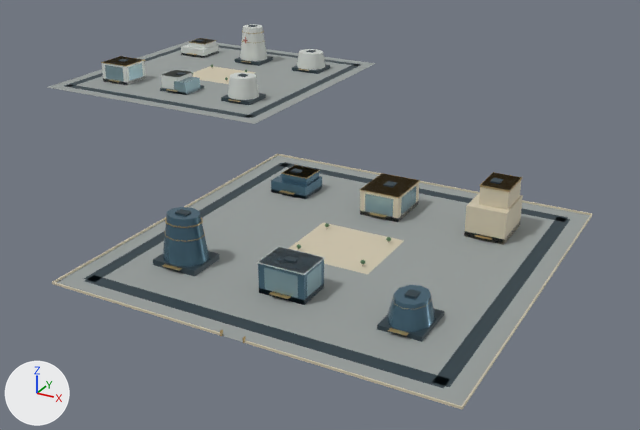
The glTF model web/public/assets/3d/ampliworld/GC-CITY-2030/GC-TILE-07-03.glb as it was, and as the next commit left it.
Camera for both pictures: a 50 mm lens placed at (-2479.0, 11183.0, 329.0), pointed at (-2924.0, 11990.0, -75.0). Every picture has the same lights, and +X, +Y and +Z are marked at lower left. The older version comes first. Where no turn or scale is listed for an object, it has been applied to the vertices. Vertices at exactly the same position are counted once.

Objects in the first picture: 'GC-TILE-07-03-blue', 'GC-TILE-07-03-dark', 'GC-TILE-07-03-glass', 'GC-TILE-07-03-gold', 'GC-TILE-07-03-ivory', 'GC-TILE-07-03-paving', 'GC-TILE-07-03-white' and 1 more.
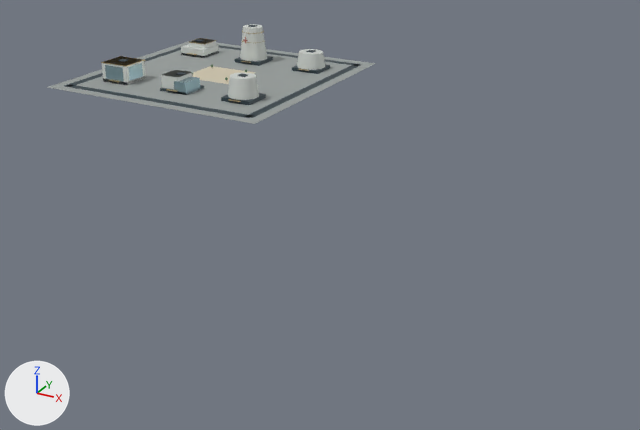
Edits to the bpy script that builds the scene:
```text
Change me_mesh_0:
    used by ob_gc_tile_07_03_paving; location = (0.0, 0.0, 0.0)
    remove me_mesh_0.from_pydata(...)  # 16 vertices, 24 faces; spans x -3379.0..-2621.0, y 11621.0..12379.0, z 0.0
    add me_mesh_0.from_pydata(...)  # 8 vertices, 12 faces; spans x -3379.0..-3041.0, y 12041.0..12379.0, z 0.0
    me_mesh_0 part 1: the loose piece of 8 vertices spanning x -2959.0..-2621.0, y 11621.0..11959.0, z 0.0 is deleted
Change me_mesh_1:
    used by ob_gc_tile_07_03_dark; location = (0.0, 0.0, 0.0)
    remove me_mesh_1.from_pydata(...)  # 256 vertices, 384 faces; spans x -3364.0..-2636.0, y 11636.0..12364.0, z 0.0..54.0
    add me_mesh_1.from_pydata(...)  # 128 vertices, 192 faces; spans x -3364.0..-3056.0, y 12056.0..12364.0, z 0.0..54.0
    me_mesh_1 part 2: 16 loose pieces with 128 vertices, spanning x -2944.0..-2636.0, y 11636.0..11944.0, z 0.0..48.0, are deleted
Change me_mesh_2:
    used by ob_gc_tile_07_03_ivory; location = (0.0, 0.0, 0.0)
    remove me_mesh_2.from_pydata(...)  # 80 vertices, 120 faces; spans x -3250.0..-2620.0, y 11620.0..12246.0, z 0.0..47.0
    add me_mesh_2.from_pydata(...)  # 8 vertices, 12 faces; spans x -3250.0..-3170.0, y 12174.0..12246.0, z 0.0
    me_mesh_2 part 3: 9 loose pieces with 72 vertices, spanning x -2960.0..-2620.0, y 11620.0..11960.0, z 0.0..47.0, are deleted
Change me_mesh_5:
    used by ob_gc_tile_07_03_white; location = (0.0, 0.0, 0.0)
    remove me_mesh_5.from_pydata(...)  # 114 vertices, 192 faces; spans x -3332.0..-2770.0, y 11686.0..12322.0, z 0.0..53.0
    add me_mesh_5.from_pydata(...)  # 106 vertices, 180 faces; spans x -3332.0..-3090.0, y 12102.0..12322.0, z 0.0..53.0
    me_mesh_5 part 4: the loose piece of 8 vertices spanning x -2810.0..-2770.0, y 11686.0..11718.0, z 26.0 is deleted
Change me_mesh_6:
    used by ob_gc_tile_07_03_gold; location = (0.0, 0.0, 0.0)
    remove me_mesh_6.from_pydata(...)  # 482 vertices, 828 faces; spans x -3332.0..-2674.0, y 11620.0..12321.0, z 0.0..47.0
    add me_mesh_6.from_pydata(...)  # 262 vertices, 456 faces; spans x -3332.0..-3091.0, y 12098.0..12321.0, z 4.0..46.0
    me_mesh_6 part 5: 17 loose pieces with 220 vertices, spanning x -2908.0..-2674.0, y 11620.0..11906.0, z 0.0..47.0, are deleted
Change me_mesh_8:
    used by ob_gc_tile_07_03_glass; location = (0.0, 0.0, 0.0)
    remove me_mesh_8.from_pydata(...)  # 104 vertices, 156 faces; spans x -3332.0..-2770.0, y 11686.0..12142.0, z 0.0..24.0
    add me_mesh_8.from_pydata(...)  # 40 vertices, 60 faces; spans x -3332.0..-3188.0, y 12102.0..12142.0, z 0.0..24.0
    me_mesh_8 part 6: 8 loose pieces with 64 vertices, spanning x -2810.0..-2770.0, y 11686.0..11906.0, z 4.0..23.0, are deleted
Remove ob_gc_tile_07_03_blue:
    ob_gc_tile_07_03_blue = bpy.data.objects.new('GC-TILE-07-03-blue', me_mesh_9)
    ob_gc_tile_07_03_blue.location = (0.0, 0.0, 0.0)
```

Boxes [x1, y1, x2, y2] around the edits, measured in the pictures (640 x 430 px):
'GC-TILE-07-03-paving', reshaped (39% narrower, 77% shorter): before [47, 40, 590, 406]; after [47, 40, 376, 124]
'GC-TILE-07-03-dark', reshaped (41% narrower, 74% shorter): before [64, 25, 570, 388]; after [64, 25, 360, 118]
'GC-TILE-07-03-ivory', reshaped: before [52, 66, 593, 409]; after [193, 66, 256, 84]
'GC-TILE-07-03-blue', deleted: before [163, 166, 436, 332]
'GC-TILE-07-03-white', reshaped (69% shorter): before [102, 24, 325, 275]; after [102, 24, 325, 100]
'GC-TILE-07-03-glass', reshaped: before [105, 63, 417, 298]; after [105, 63, 200, 95]
'GC-TILE-07-03-gold', reshaped (50% narrower, 77% shorter): before [101, 30, 522, 343]; after [101, 30, 309, 102]
part 1 of me_mesh_0, deleted: before [56, 156, 590, 406]
part 2 of me_mesh_1, deleted: before [84, 162, 570, 388]
part 3 of me_mesh_2, deleted: before [52, 154, 593, 409]
part 4 of me_mesh_5, deleted: before [257, 246, 325, 275]
part 5 of me_mesh_6, deleted: before [162, 165, 522, 343]
part 6 of me_mesh_8, deleted: before [264, 186, 417, 298]
